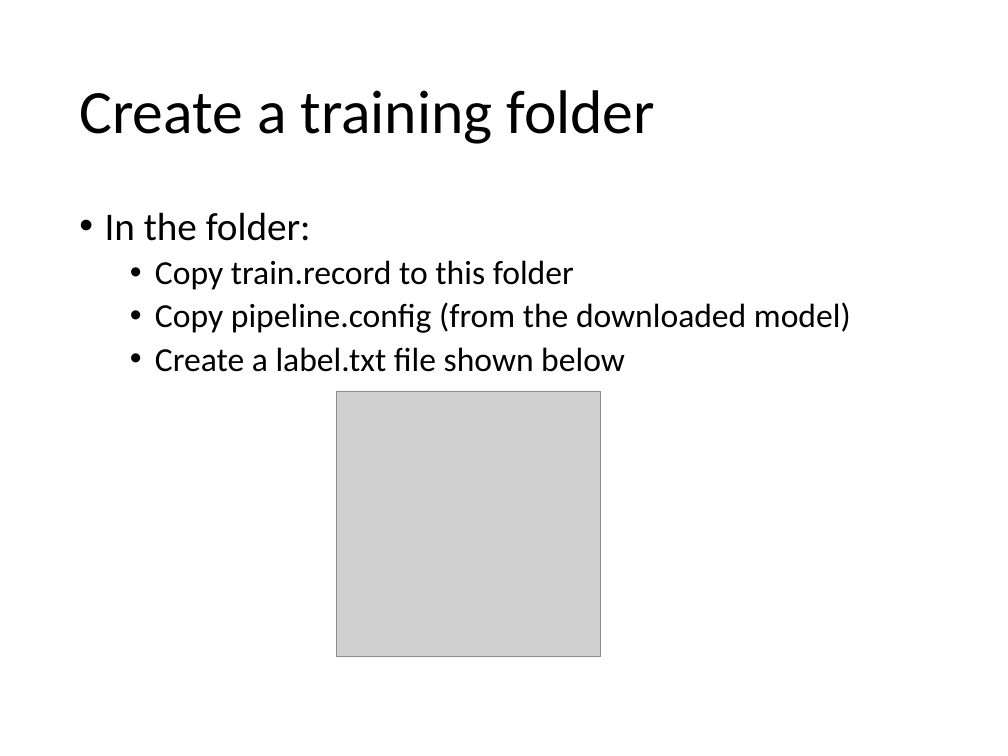
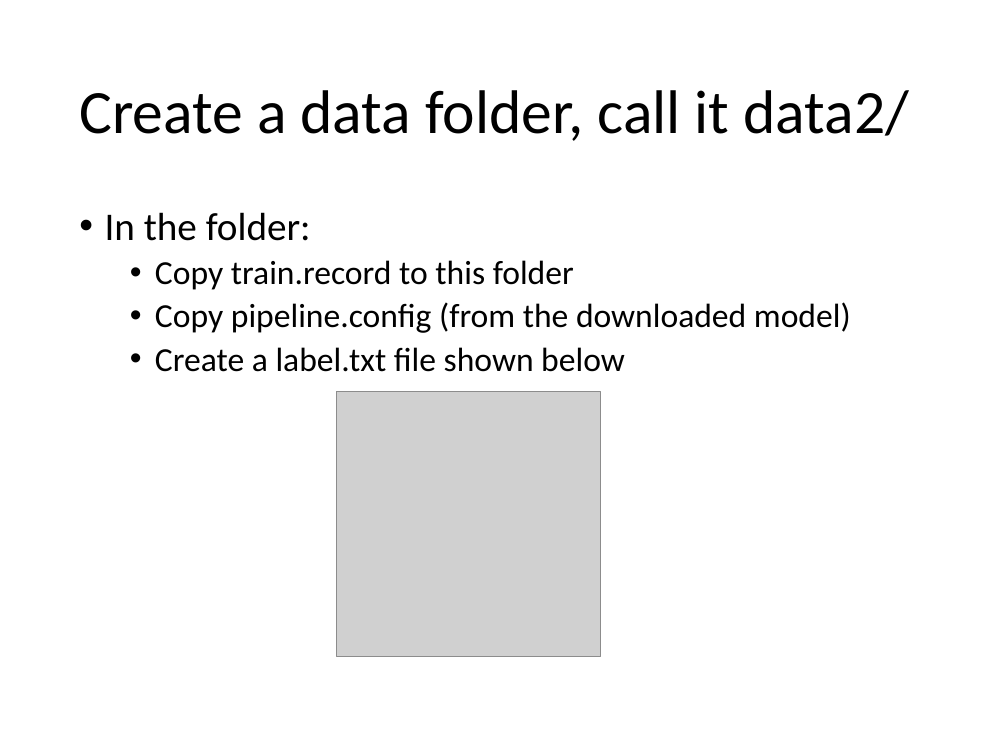
Before and after one commit to YichaoOU/self_driving_car, a slide deck: slide 18 of Tutorial/TensorFlow-Obj-API.pptx. Drawn at 1008x756 pixels with LibreOffice and Linux fonts; fonts in the diff are those of the drawing; grey boxes stand for pictures. Boxes give left, top, right and bottom in pixels: in the first picture for what was removed or moved away, otherwise in the second. Text is boxed around its words. In the diff, an @@ line names an element or a change of style, - is before the commit and + after.

```diff
--- a/Tutorial/TensorFlow-Obj-API.pptx
+++ b/Tutorial/TensorFlow-Obj-API.pptx
@@ title at box(79, 90, 909, 141): text changed @@
-Create a training folder
+Create a data folder, call it data2/
```
Also in this commit, not shown: 3 other slides changed, 4 slides added, 1 slide removed, 5 other files.
